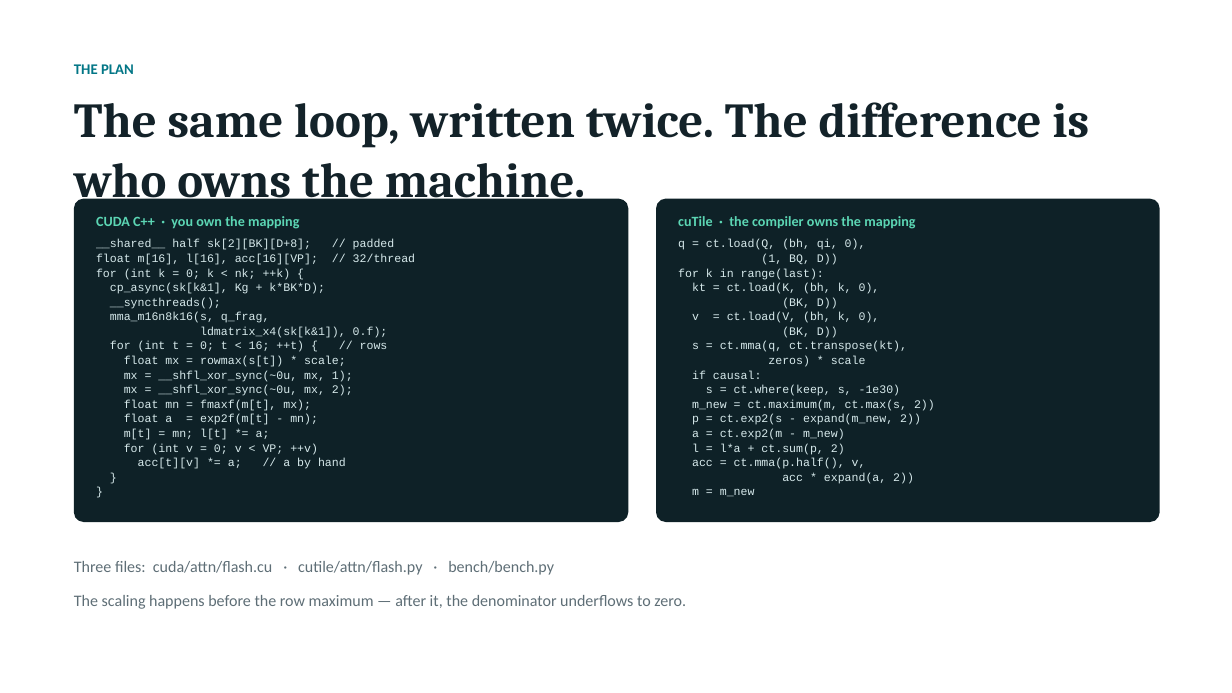
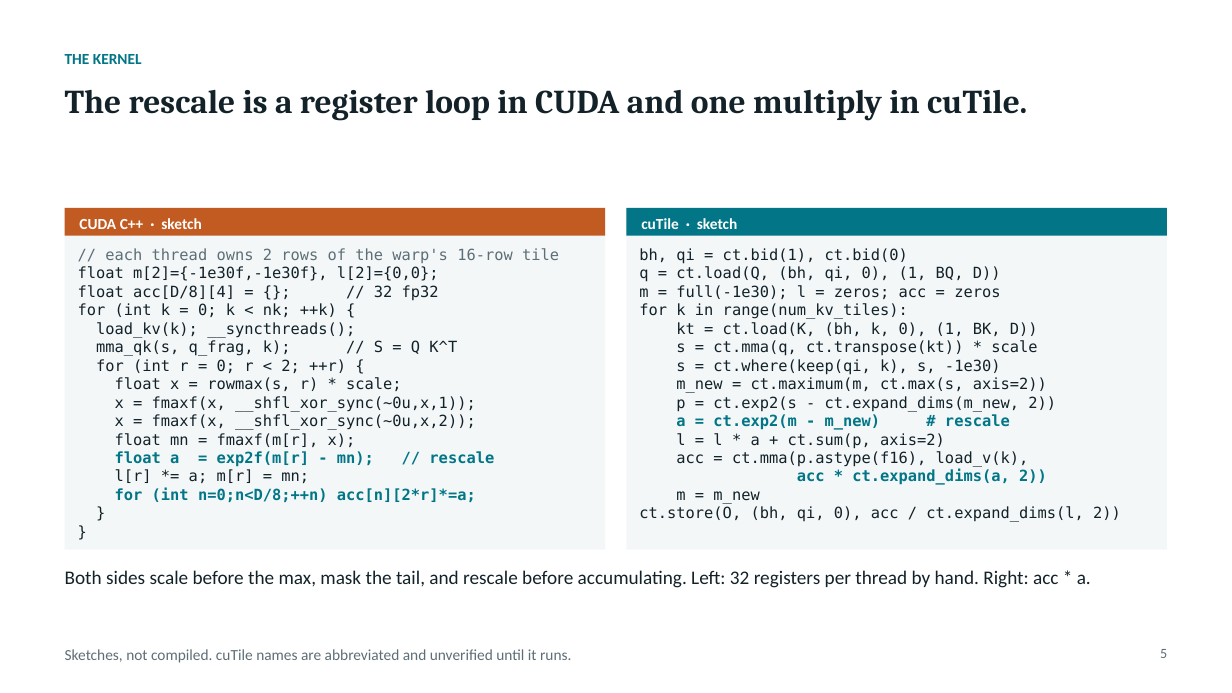
Before and after one commit to harshith0518/CS6203---Attention-Operator-Porject, a slide deck: slide 5 of docs/op2-attention-slides.pptx. Drawn at 1232x693 pixels with LibreOffice and Linux fonts; fonts in the diff are those of the drawing. Boxes give left, top, right and bottom in pixels: in the first picture for what was removed or moved away, otherwise in the second. Text is boxed around its words. In the diff, an @@ line names an element or a change of style, - is before the commit and + after.

```diff
--- a/docs/op2-attention-slides.pptx
+++ b/docs/op2-attention-slides.pptx
@@ text at (65, 54, 142, 64): text changed; size 11.5 to 12 pt @@
-THE PLAN
+THE KERNEL
@@ text at (65, 90, 1027, 121): text changed; size 38 to 26 pt @@
-The same loop, written twice. The difference is who owns the machine.
+The rescale is a register loop in CUDA and one multiply in cuTile.
@@ rectangle: place and size @@
-rectangle at (74, 199, 628, 522)
+rectangle at (65, 208, 605, 550)
@@ rectangle at (65, 208, 605, 550): rounded rectangle to rectangle; fill #0E2127 to #F3F7F8 @@
@@ rectangle added at (65, 208, 605, 236), fill #C25B22 @@
@@ rectangle added at (627, 208, 1167, 550), fill #F3F7F8 @@
@@ rectangle added at (627, 208, 1167, 236), fill #027686 @@
@@ rounded rectangle removed at (656, 199, 1160, 522) @@
@@ text at (79, 218, 202, 229): text changed; size 11 to 12 pt; text colour #5CD6B4 to #FFFFFF @@
-CUDA C++ · you own the mapping
+CUDA C++ · sketch
@@ text at (641, 218, 738, 229): text changed; size 11 to 12 pt; text colour #5CD6B4 to #FFFFFF @@
-cuTile · the compiler owns the mapping
+cuTile · sketch
@@ text at (78, 248, 559, 300): text changed; size 9 to 12 pt; font Courier New to DejaVu Sans Mono; text colour #D6E9EB to #132229 @@
-__shared__ half sk[2][BK][D+8]; // padded
-float m[16], l[16], acc[16][VP]; // 32/thread
+// each thread owns 2 rows of the warp's 16-row tile
+float m[2]={-1e30f,-1e30f}, l[2]={0,0};
+float acc[D/8][4] = {}; // 32 fp32
@@ text "// each thread owns 2 ...": place and size @@
-text "// each thread owns 2 ..." at (96, 239, 415, 469)
+text "// each thread owns 2 ..." at (78, 248, 559, 502)
@@ text at (639, 248, 1056, 485): text changed; size 9 to 12 pt; font Courier New to DejaVu Sans Mono; text colour #D6E9EB to #132229 @@
-q = ct.load(Q, (bh, qi, 0),
-(1, BQ, D))
-for k in range(last):
-kt = ct.load(K, (bh, k, 0),
-(BK, D))
-v = ct.load(V, (bh, k, 0),
-(BK, D))
-s = ct.mma(q, ct.transpose(kt),
-zeros) * scale
-if causal:
-s = ct.where(keep, s, -1e30)
-m_new = ct.maximum(m, ct.max(s, 2))
-p = ct.exp2(s - expand(m_new, 2))
-a = ct.exp2(m - m_new)
-l = l*a + ct.sum(p, 2)
-acc = ct.mma(p.half(), v,
-acc * expand(a, 2))
+bh, qi = ct.bid(1), ct.bid(0)
+q = ct.load(Q, (bh, qi, 0), (1, BQ, D))
+m = full(-1e30); l = zeros; acc = zeros
+for k in range(num_kv_tiles):
+kt = ct.load(K, (bh, k, 0), (1, BK, D))
+s = ct.mma(q, ct.transpose(kt)) * scale
+s = ct.where(keep(qi, k), s, -1e30)
+m_new = ct.maximum(m, ct.max(s, axis=2))
+p = ct.exp2(s - ct.expand_dims(m_new, 2))
+a = ct.exp2(m - m_new) # rescale
+l = l * a + ct.sum(p, axis=2)
+acc = ct.mma(p.astype(f16), load_v(k),
+acc * ct.expand_dims(a, 2))
@@ text "bh, qi = ct.bid(1), ct.bid(0)": place and size @@
-text "bh, qi = ct.bid(1), ct.bid(0)" at (678, 239, 935, 497)
+text "bh, qi = ct.bid(1), ct.bid(0)" at (639, 248, 1121, 522)
@@ text at (78, 303, 337, 317): size 9 to 12 pt, font Courier New to DejaVu Sans Mono, text colour #D6E9EB to #132229 in "for (int k = 0; k < ...", "}", "}"; line spacing 1.05 to 1 @@
@@ text at (96, 322, 494, 502): text changed; size 9 to 12 pt; font Courier New to DejaVu Sans Mono; text colour #D6E9EB to #132229 @@
-cp_async(sk[k&1], Kg + k*BK*D);
-__syncthreads();
-mma_m16n8k16(s, q_frag,
-ldmatrix_x4(sk[k&1]), 0.f);
-for (int t = 0; t < 16; ++t) { // rows
-float mx = rowmax(s[t]) * scale;
-mx = __shfl_xor_sync(~0u, mx, 1);
-mx = __shfl_xor_sync(~0u, mx, 2);
-float mn = fmaxf(m[t], mx);
-float a = exp2f(m[t] - mn);
-m[t] = mn; l[t] *= a;
-for (int v = 0; v < VP; ++v)
-acc[t][v] *= a; // a by hand
+load_kv(k); __syncthreads();
+mma_qk(s, q_frag, k); // S = Q K^T
+for (int r = 0; r < 2; ++r) {
+float x = rowmax(s, r) * scale;
+x = fmaxf(x, __shfl_xor_sync(~0u,x,1));
+x = fmaxf(x, __shfl_xor_sync(~0u,x,2));
+float mn = fmaxf(m[r], x);
+float a = exp2f(m[r] - mn); // rescale
+l[r] *= a; m[r] = mn;
+for (int n=0;n<D/8;++n) acc[n][2*r]*=a;
@@ text at (639, 506, 1121, 522): paragraph added @@
+ct.store(O, (bh, qi, 0), acc / ct.expand_dims(l, 2))
@@ text at (676, 491, 759, 504): size 9 to 12 pt, font Courier New to DejaVu Sans Mono, text colour #D6E9EB to #132229 in "m = m_new"; line spacing 1.05 to 1 @@
@@ text removed at (74, 561, 686, 609) @@
-Three files: cuda/attn/flash.cu · cutile/attn/flash.py · bench/bench.py
-The scaling happens before the row maximum — after it, the denominator underflows to zero.
@@ text added at (65, 570, 1091, 588), 15 pt, text #132229 @@
+Both sides scale before the max, mask the tail, and rescale before accumulating. Left: 32 registers per thread by hand. Right: acc * a.
@@ text added at (65, 649, 571, 663), 12 pt, text #5E6E76 @@
+Sketches, not compiled. cuTile names are abbreviated and unverified until it runs.
@@ text added at (1160, 649, 1167, 658), 11 pt, text #5E6E76 @@
+5
```
Also in this commit, not shown: 1 other slide changed, 5 slides added, 5 slides removed, 1 other file.
